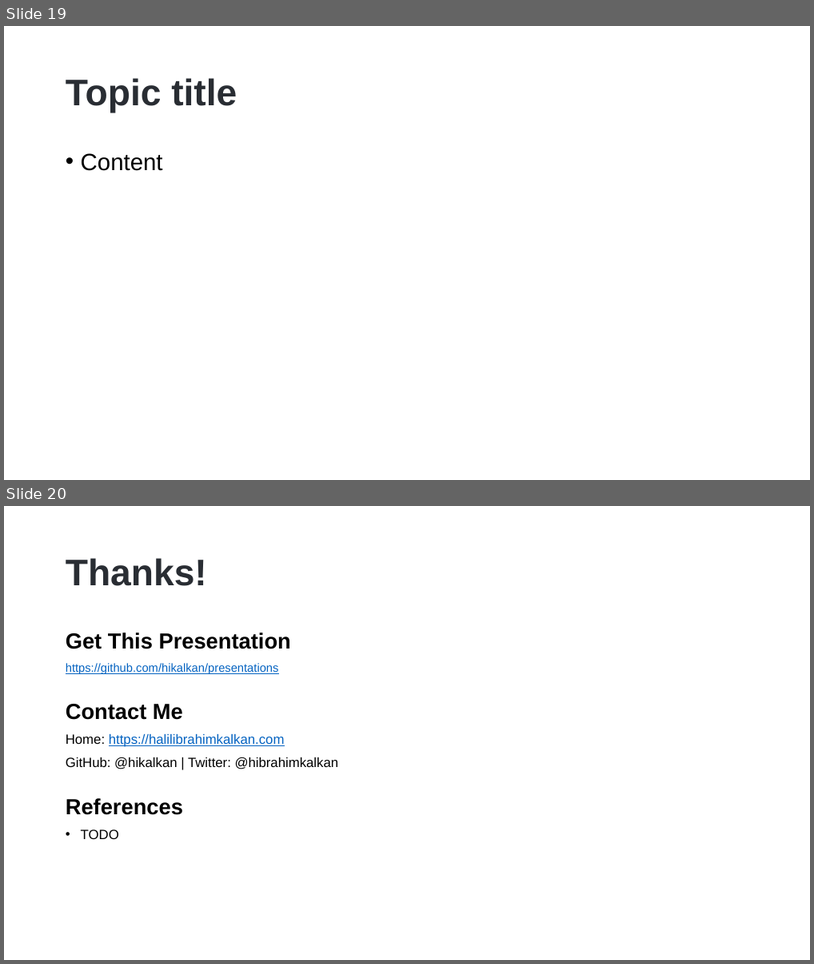
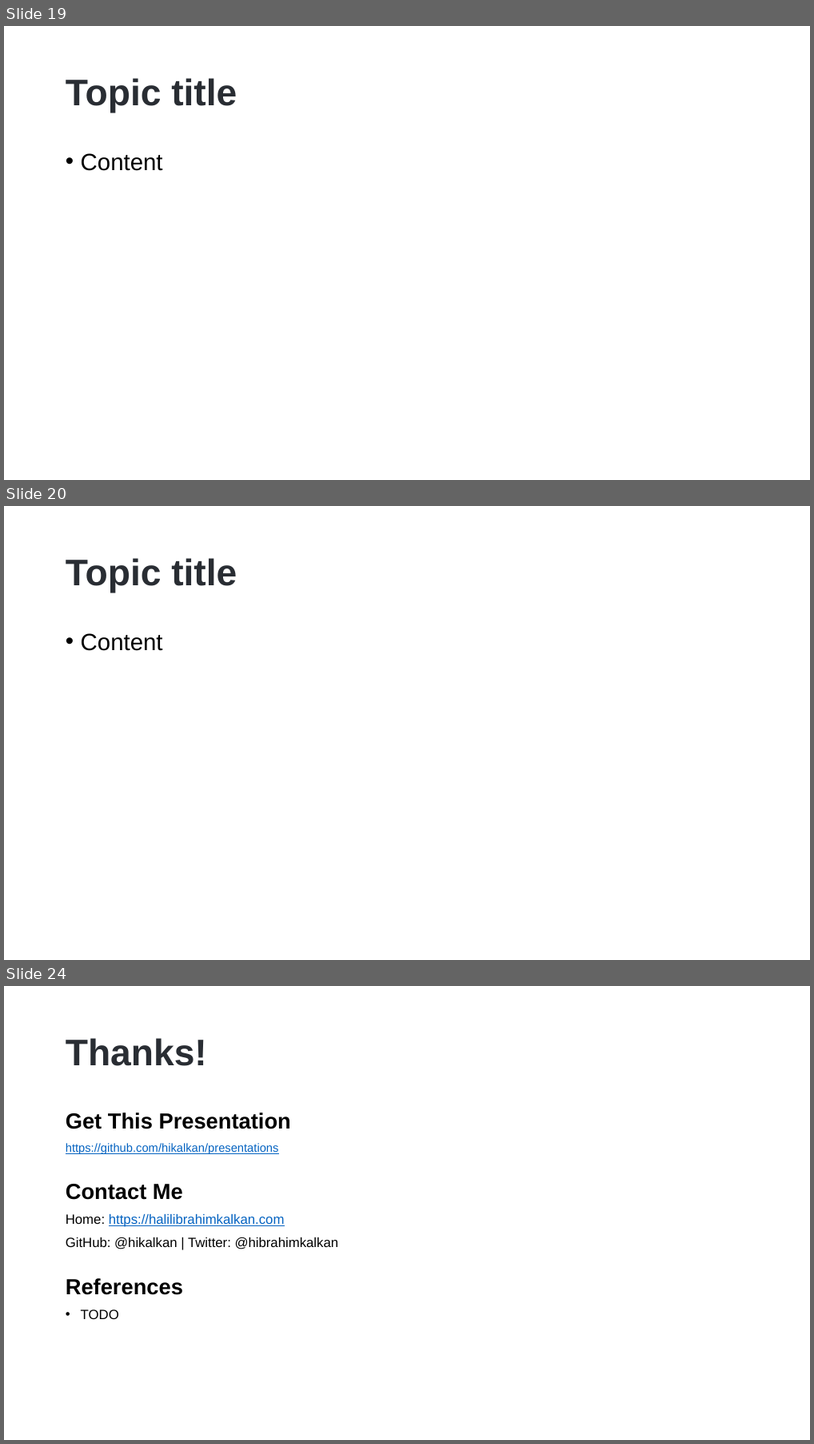
Before and after one commit to hikalkan/presentations, a slide deck: 2023-06-01 Dealing with Concurrency - Multi-Threading in Dotnet/Dotnet-Multi-Threading.pptx. Shown one above the other, each under a label of ours: slides 19 and 20 before the commit, slides 19, 20 and 24 after it; the slides between them are not shown. The pictures are 814x964 and 814x1444 pixels, drawn with LibreOffice and Linux fonts; fonts in the diff are those of the drawing; background and template pictures are left out. Boxes give left, top, right and bottom in pixels: in the first picture for what was removed or moved away, otherwise in the second. Text is boxed around its words. In the diff, an @@ line names an element or a change of style, - is before the commit and + after.

```diff
--- a/2023-06-01 Dealing with Concurrency - Multi-Threading in Dotnet/Dotnet-Multi-Threading.pptx
+++ b/2023-06-01 Dealing with Concurrency - Multi-Threading in Dotnet/Dotnet-Multi-Threading.pptx
@@ slide 20 added at (4,506,810,960), background picture (left out) @@
@@ title added at (66,558,237,593), 44 pt, text #292D33, bold @@
+Topic title
@@ text added at (81,633,163,651), 28 pt, text #000000 @@
+• Content
@@ what was slide 20 is now slide 24 @@
```
Also in this commit, not shown: 3 other slides added, 2 other files.
